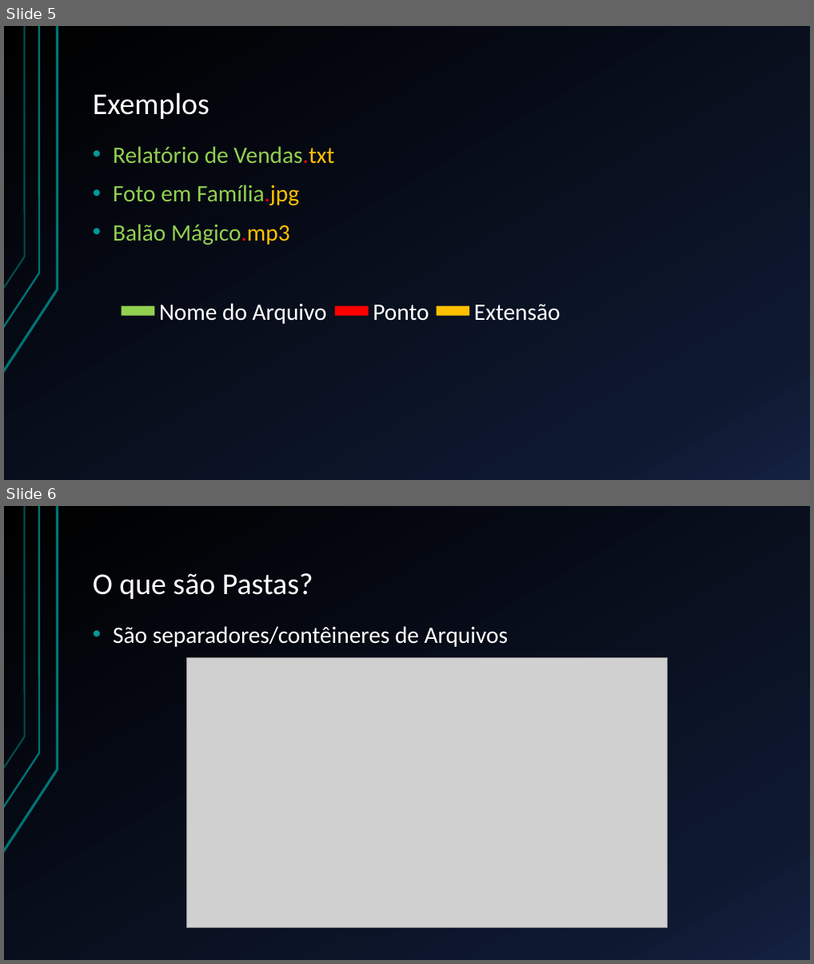
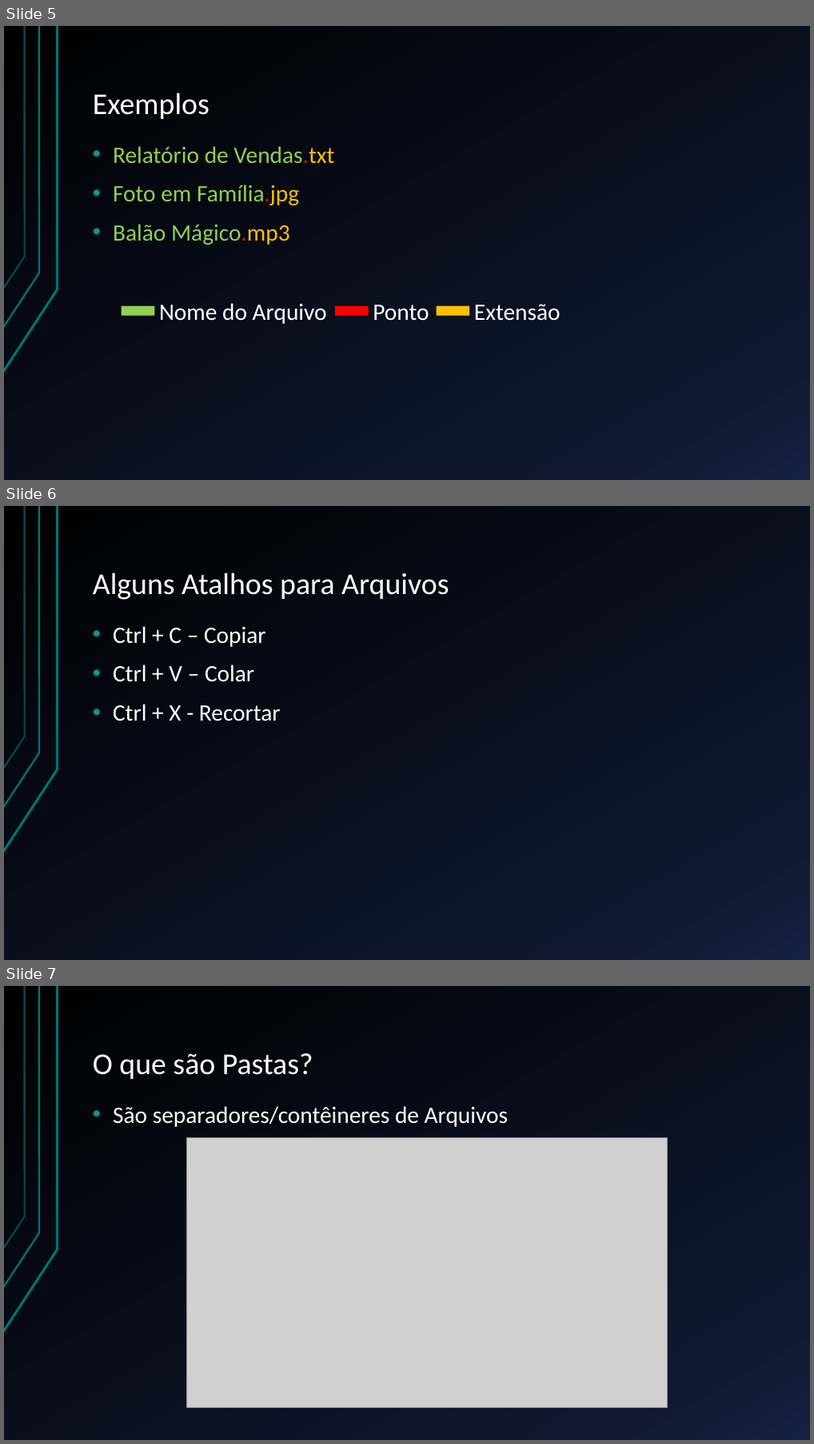
Before and after one commit to FillipeBonanome/Aulas-Windows, a slide deck: Aula 3/Aula 3.pptx. Shown one above the other, each under a label of ours: slides 5 and 6 before the commit, slides 5, 6 and 7 after it. The pictures are 814x964 and 814x1444 pixels, drawn with LibreOffice and Linux fonts; fonts in the diff are those of the drawing; grey boxes stand for pictures. Boxes give left, top, right and bottom in pixels: in the first picture for what was removed or moved away, otherwise in the second. Text is boxed around its words. In the diff, an @@ line names an element or a change of style, - is before the commit and + after.

```diff
--- a/Aula 3/Aula 3.pptx
+++ b/Aula 3/Aula 3.pptx
@@ slide 6 added at box(4, 506, 810, 960), background gradient #000000 to #0F1931 to #142242; not listed: 3 template elements that a slide beside it also shows @@
@@ title added at box(93, 572, 449, 600), 36 pt, text #FFFFFF @@
+Alguns Atalhos para Arquivos
@@ text added at box(113, 626, 281, 721), 28 pt, text #FFFFFF @@
+• Ctrl + C – Copiar
+• Ctrl + V – Colar
+• Ctrl + X - Recortar
@@ what was slide 6 is now slide 7 @@
```
Also in this commit, not shown: 2 slides changed, 1 slide removed, 37 other files.
